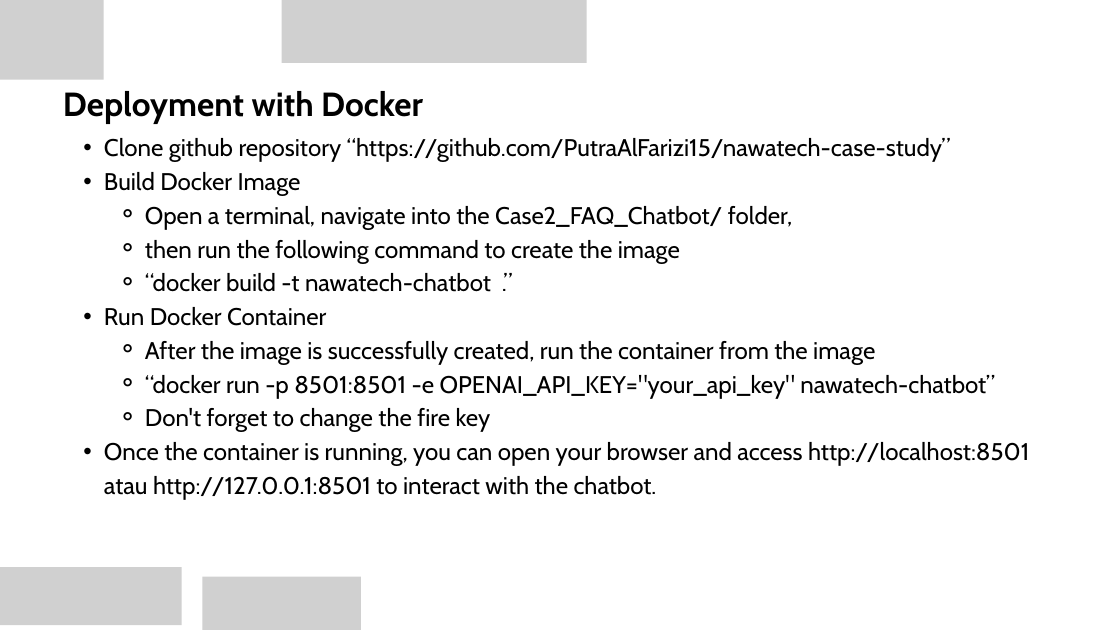
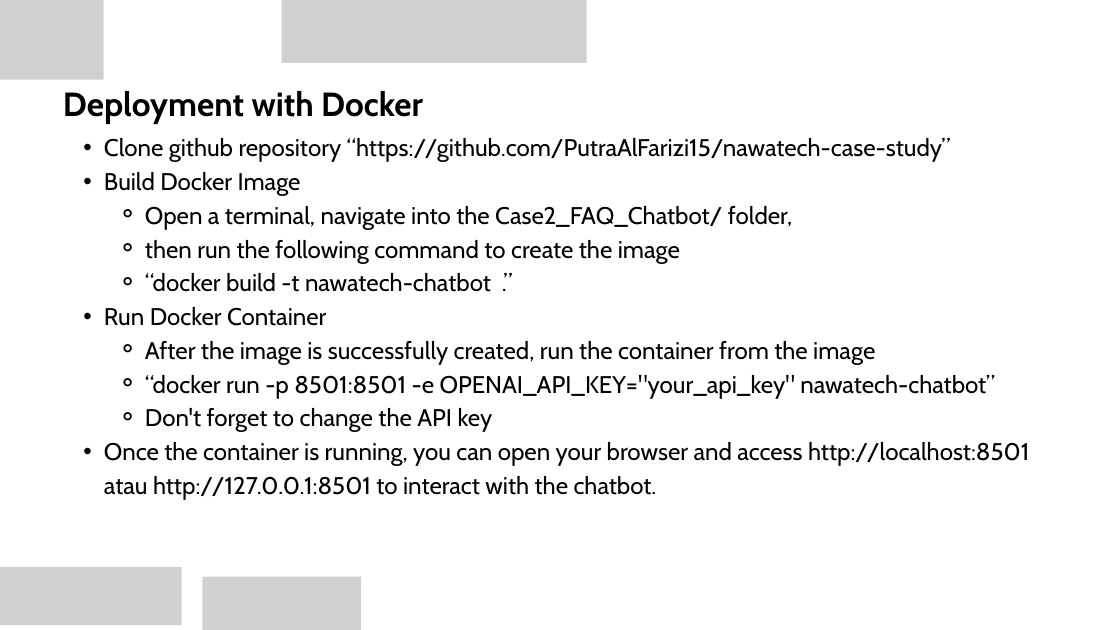
Before and after one commit to PutraAlFarizi15/nawatech-case-study, a slide deck: slide 22 of Putra_Al_Farizi_Nawatech_Case_Study.pptx. Drawn at 1120x630 pixels with LibreOffice and Linux fonts; fonts in the diff are those of the drawing; grey boxes stand for pictures. Boxes give left, top, right and bottom in pixels: in the first picture for what was removed or moved away, otherwise in the second. Text is boxed around its words. In the diff, an @@ line names an element or a change of style, - is before the commit and + after.

Commit message:
modify file ppt

```diff
--- a/Putra_Al_Farizi_Nawatech_Case_Study.pptx
+++ b/Putra_Al_Farizi_Nawatech_Case_Study.pptx
@@ text at <box>145,408,493,432</box>: text changed @@
-    ⚬ Don't forget to change the fire key
+    ⚬ Don't forget to change the API key
```
